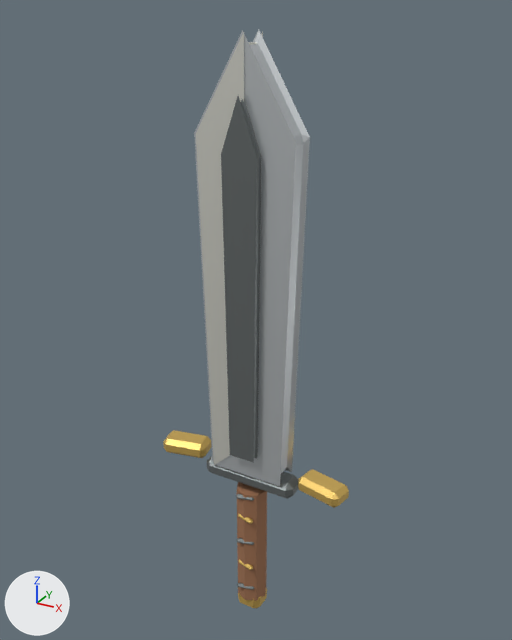
One commit to the glTF model assets/procedural/pretty/sword.glb: the scene before it, then after it.
One viewpoint serves both versions: a camera (50 mm lens) standing at (0.546, -0.973, 1.128) and looking at (-0.008, 0.033, 0.625). The lights are fixed; the arrows at lower left show +X, +Y and +Z. The first picture is the older version. Vertices at exactly the same position are counted once.

Script lines for the objects in view, before the commit:
```python
me_sword_mesh = bpy.data.meshes.new('sword_mesh')
me_sword_mesh.from_pydata(...)  # 320 vertices, 588 faces; spans x -0.193..0.193, y -0.035..0.035, z 0.0..1.1
# faces by material slot: [28, 224, 220, 56, 60]
me_sword_mesh.materials.append(mat_sword_leather)  # brown #9e6f50
me_sword_mesh.materials.append(mat_sword_dark_iron)  # grey #767c7c
me_sword_mesh.materials.append(mat_sword_brass)  # yellow #ddb861
me_sword_mesh.materials.append(mat_sword_steel)  # white #dde2e5
me_sword_mesh.materials.append(mat_sword_edge)  # white #f3f3ea
ob_sword_root = bpy.data.objects.new('sword_root', me_sword_mesh)
ob_sword_root.location = (0.0, 0.0, 0.0)
```
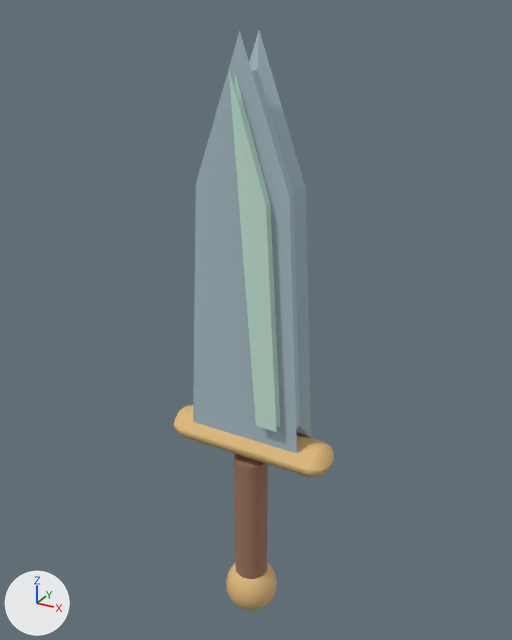
Patch to the scene script:
```diff
--- a/assets/procedural/pretty/sword.glb.py
+++ b/assets/procedural/pretty/sword.glb.py
@@ mat_reference_sword_guard @@
+mat_reference_sword_guard = principled_material('reference_sword_guard')
+mat_reference_sword_guard.base_color = (0.739, 0.489, 0.202)  # beige #dfba7c
+mat_reference_sword_guard.metallic = 0.1
+mat_reference_sword_guard.roughness = 0.7
@@ mat_reference_sword_grip @@
+mat_reference_sword_grip = principled_material('reference_sword_grip')
+mat_reference_sword_grip.base_color = (0.34, 0.178, 0.108)  # brown #9e755c
+mat_reference_sword_grip.roughness = 0.88
@@ mat_reference_sword_blade @@
+mat_reference_sword_blade = principled_material('reference_sword_blade')
+mat_reference_sword_blade.base_color = (0.427, 0.549, 0.61)  # pale blue #afc4cd
+mat_reference_sword_blade.metallic = 0.12
+mat_reference_sword_blade.roughness = 0.7
@@ mat_reference_sword_edge @@
+mat_reference_sword_edge = principled_material('reference_sword_edge')
+mat_reference_sword_edge.base_color = (0.608, 0.868, 0.738)  # pale green #cdf0df
+mat_reference_sword_edge.metallic = 0.15
+mat_reference_sword_edge.roughness = 0.62
@@ me_sword_mesh @@
 # used by ob_sword_root; location = (0.0, 0.0, 0.0)
-me_sword_mesh.from_pydata(...)  # 320 vertices, 588 faces; spans x -0.193..0.193, y -0.035..0.035, z 0.0..1.1
-me_sword_mesh.materials.append(mat_sword_leather)  # brown #9e6f50
-me_sword_mesh.materials.append(mat_sword_dark_iron)  # grey #767c7c
-me_sword_mesh.materials.append(mat_sword_brass)  # yellow #ddb861
-me_sword_mesh.materials.append(mat_sword_steel)  # white #dde2e5
-me_sword_mesh.materials.append(mat_sword_edge)  # white #f3f3ea
+me_sword_mesh.from_pydata(...)  # 410 vertices, 800 faces; spans x -0.162..0.162, y -0.052..0.052, z 0.0..1.1
+# me_sword_mesh part 1: a new loose piece, a 24-sided cylinder along z spanning x -0.032..0.032, y -0.032..0.032, z 0.058..0.358, in mat_reference_sword_grip (brown #9e755c)
+# me_sword_mesh part 2: a new loose piece, a UV sphere (24 segments, 12 rings, poles along z) spanning x -0.052..0.052, y -0.052..0.052, z 0.0..0.104, in mat_reference_sword_guard (beige #dfba7c)
+# me_sword_mesh part 3: the loose piece of 32 vertices spanning x -0.084..0.003, y -0.023..0.034, z 0.331..1.098 is rebuilt with 26 vertices and now spans x -0.108..0.108, y -0.029..0.029, z 0.419..1.1, in mat_reference_sword_blade (pale blue #afc4cd)
+# me_sword_mesh part 4: the loose piece of 26 vertices spanning x -0.031..0.031, y -0.035..-0.021, z 0.377..1.013 is rebuilt with 22 vertices and now spans x -0.009..0.075, y -0.045..-0.029, z 0.462..1.049, in mat_reference_sword_edge (pale green #cdf0df)
+# me_sword_mesh part 5: a new loose piece of 48 vertices spanning x -0.162..0.162, y -0.038..0.038, z 0.37..0.428, in mat_reference_sword_guard (beige #dfba7c)
+# me_sword_mesh part 6: 10 loose pieces with 232 vertices, spanning x -0.193..0.193, y -0.031..0.035, z 0.0..0.355, are deleted
+# me_sword_mesh part 7
+# 30 vertices are removed from x -0.089..0.089, y -0.021..0.028, z 0.332..1.1
+# 56 faces are deleted
+me_sword_mesh.materials.append(mat_reference_sword_grip)  # brown #9e755c
+me_sword_mesh.materials.append(mat_reference_sword_guard)  # beige #dfba7c
+me_sword_mesh.materials.append(mat_reference_sword_blade)  # pale blue #afc4cd
+me_sword_mesh.materials.append(mat_reference_sword_edge)  # pale green #cdf0df
```

Changed parts and their boxes (x1, y1, x2, y2) in the pictures (512 x 640 px):
'sword_root', reshaped (14% narrower): before (163, 30, 349, 609); after (174, 30, 334, 610)
part 1 of me_sword_mesh, added (brown): after (234, 454, 268, 579)
part 2 of me_sword_mesh, added (beige): after (226, 562, 277, 610)
part 3 of me_sword_mesh, rebuilt (75% wider): before (196, 31, 263, 465); after (193, 30, 311, 454)
part 4 of me_sword_mesh, rebuilt (29% wider): before (221, 96, 261, 463); after (229, 70, 281, 432)
part 5 of me_sword_mesh, added (beige): after (174, 405, 334, 477)
part 6 of me_sword_mesh, deleted: before (163, 430, 349, 609)
part 7 of me_sword_mesh, deleted: before (194, 30, 310, 486)
